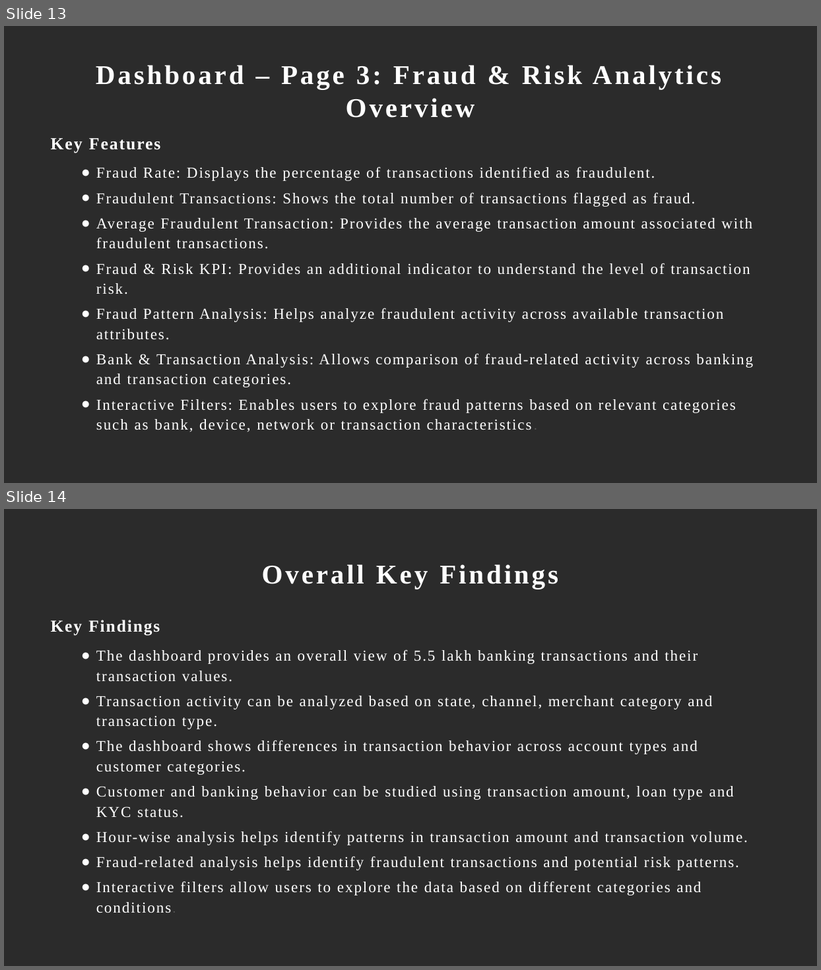
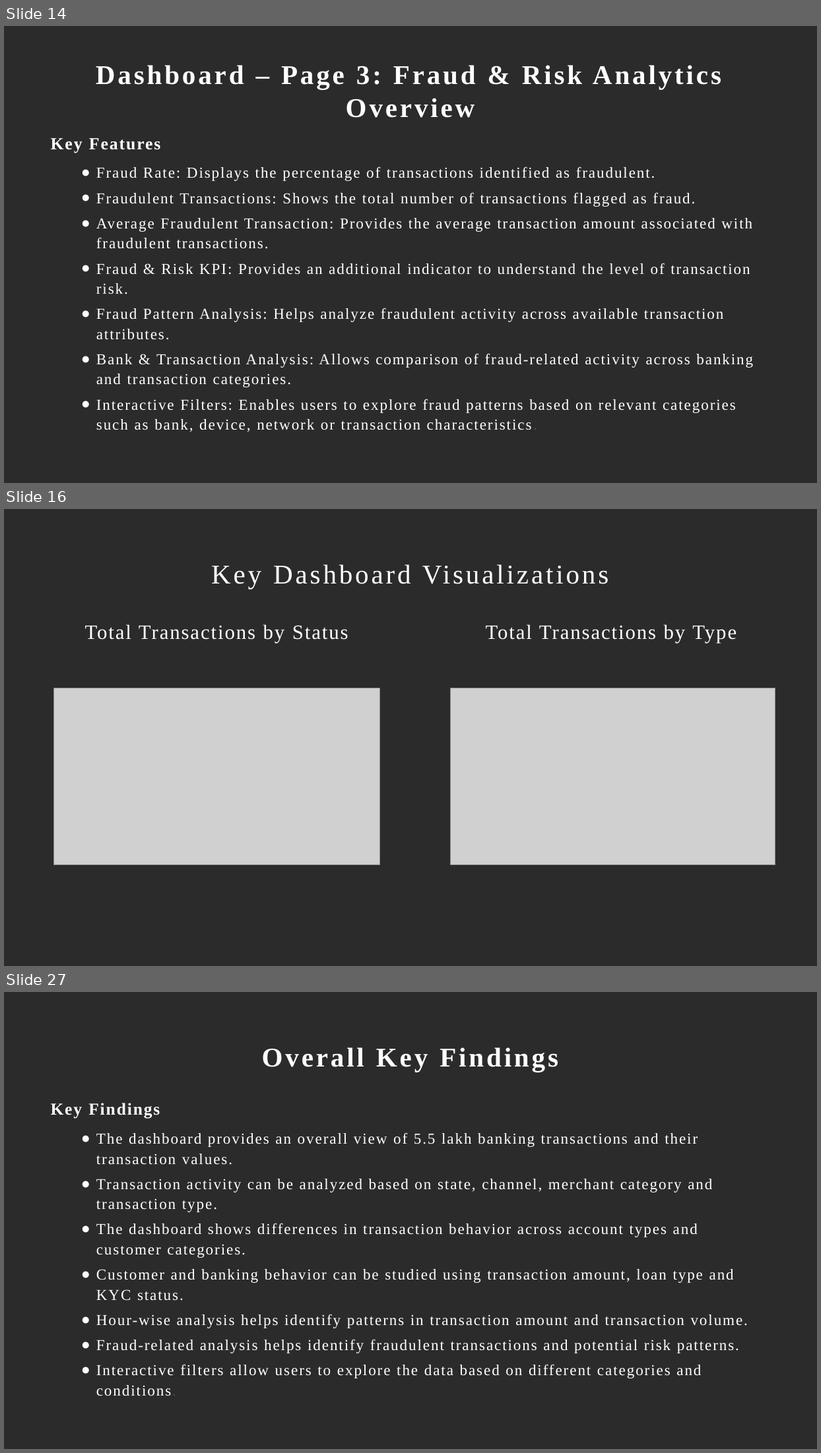
Before and after one commit to monika82004/Indian-Banking-Transaction, a slide deck: Indian Banking Transaction.pptx. Shown one above the other, each under a label of ours: slides 13 and 14 before the commit, slides 14, 16 and 27 after it; the slides between them are not shown. The pictures are 821x970 and 821x1453 pixels, drawn with LibreOffice and Linux fonts; fonts in the diff are those of the drawing; grey boxes stand for pictures; background and template pictures are left out; a plain dark background stands for a picture behind light text. Boxes give left, top, right and bottom in pixels: in the first picture for what was removed or moved away, otherwise in the second. Text is boxed around its words. In the diff, an @@ line names an element or a change of style, - is before the commit and + after.

```diff
--- a/Indian Banking Transaction.pptx
+++ b/Indian Banking Transaction.pptx
@@ slide 16 added at <box>4,509,817,966</box>, background picture (left out) @@
@@ title added at <box>211,564,609,589</box>, 32 pt, text #FFFFFF @@
+Key Dashboard Visualizations
@@ text added at <box>85,625,349,643</box>, 24 pt, text #FFFFFF @@
+Total Transactions by Status
@@ text added at <box>486,625,737,643</box>, 24 pt, text #FFFFFF @@
+Total Transactions by Type
@@ picture added at <box>54,689,380,865</box> @@
@@ picture added at <box>451,689,776,865</box> @@
@@ what was slide 13 is now slide 14 @@
@@ what was slide 14 is now slide 27 @@
```
Also in this commit, not shown: 3 slides changed, 12 other slides added.
